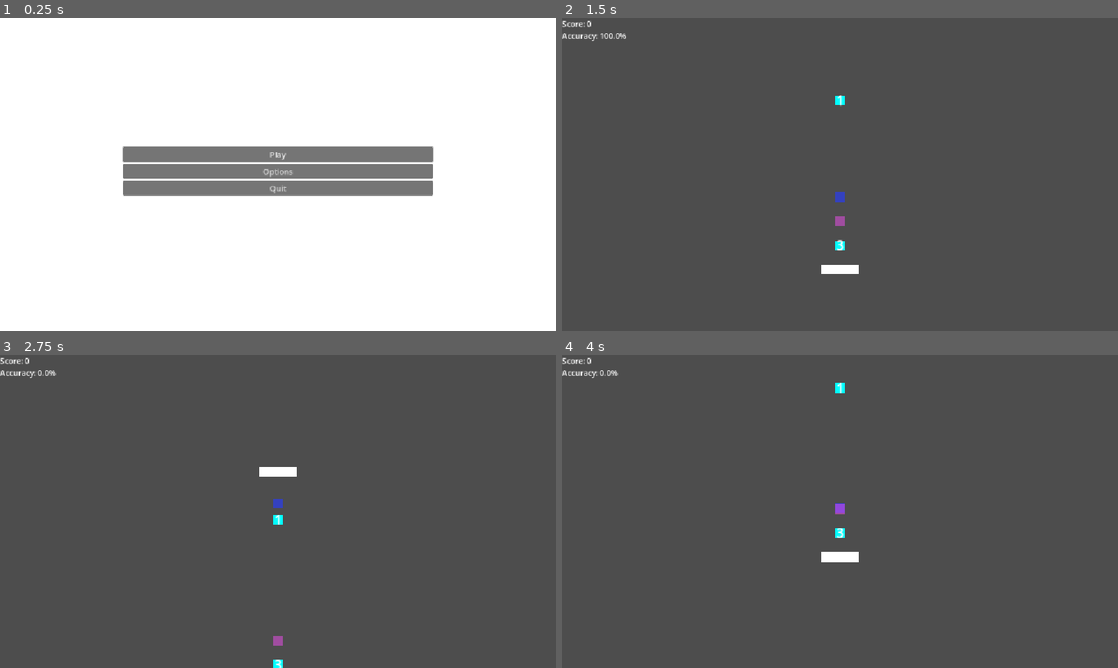
Above: before the commit, frames 1-4 (two rows, left to right).
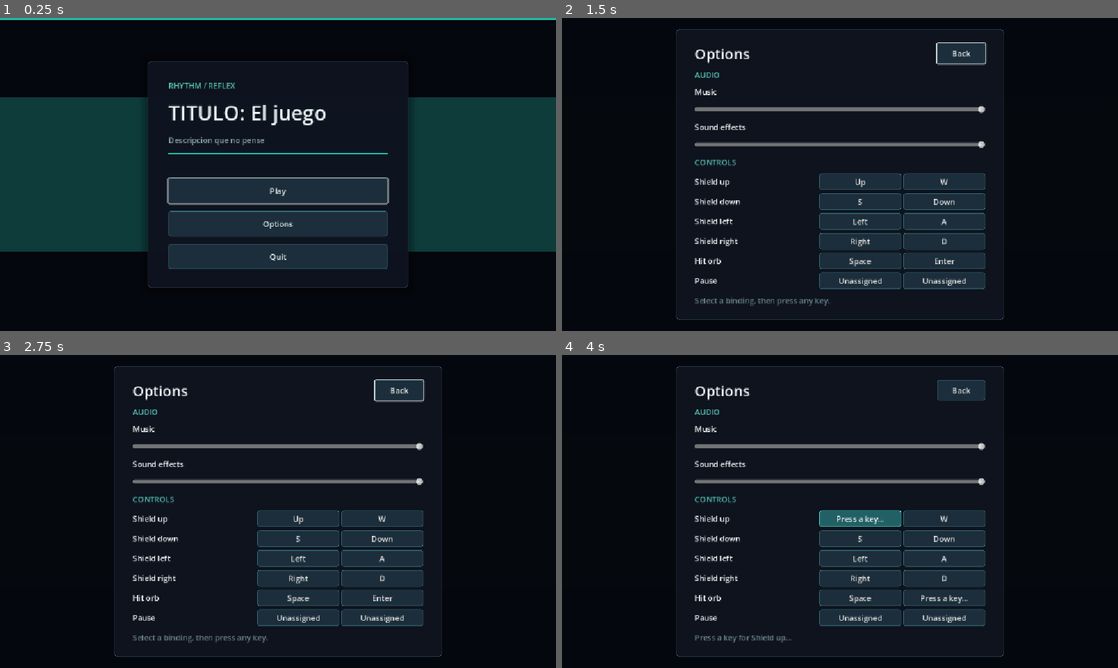
Above: after the commit, the same moments.

Repository: ftambler/godot-rythm-game
Game: Godot game, scene res://scenes/ui/Menu.tscn
Two runs of this game, one before a commit and one after it. Both use one fixed random seed, a clock stepped at 60 frames per second and the inputs below. Before the commit the project starts from res://Menu.tscn.
Inputs (mouse positions are in pixels of both pictures, inside the frame that each line leads up to):
- Up to frame 1 (0.25 s): no input
- Up to frame 2 (1.5 s): click "Options" at 0.5 s; click "Play" at 1.25 s
- Up to frame 3 (2.75 s): click (278, 527) at 2 s, where only the run after the commit has a clickable "Play"
- Up to frame 4 (4 s): click (945, 599) at 2.75 s, where only the run after the commit has a clickable "Enter"; click (862, 517) at 3.5 s, where only the run after the commit has a clickable "Up"

The runs differ from the first frame. In frame 1, 100% of the frame differs, in the area x 0-100%, y 0-100%; in frame 2, 99%; in frame 3, 99%; in frame 4, 99%.
Error after the commit: Invalid call. Nonexistent function 'get_sfx_volume' in base 'Node (MusicController.gd)'. (res://scripts/OptionsMenu.gd:30)

Commit message:
Reworked menu screen

Diff:
--- a/Game.tscn
+++ /dev/null
@@ -1,36 +0,0 @@
-[gd_scene format=3 uid="uid://lju8rbqgrtpf"]
-
-[ext_resource type="Script" uid="uid://bx8i0ipvf2152" path="res://scripts/Game.gd" id="1_sb48q"]
-[ext_resource type="PackedScene" uid="uid://d08dbfy3qd8qr" path="res://scenes/Player.tscn" id="1_wbfu4"]
-[ext_resource type="Script" uid="uid://yj80pqfvgcta" path="res://scripts/scoring/ScoreHandler.gd" id="3_u44n3"]
-[ext_resource type="Script" uid="uid://b3clh8jwssaqj" path="res://scripts/level/level_manager.gd" id="5_r0x5m"]
-[ext_resource type="Script" uid="uid://c0o8owm1kvvwu" path="res://scripts/scoring/HUD.gd" id="5_t88pq"]
-
-[node name="Game" type="Node2D" unique_id=762137820]
-script = ExtResource("1_sb48q")
-
-[node name="ScoreHandler" type="Node" parent="." unique_id=1532150037]
-script = ExtResource("3_u44n3")
-
-[node name="HUD" type="CanvasLayer" parent="." unique_id=18197588]
-script = ExtResource("5_t88pq")
-
-[node name="ScoreLabel" type="Label" parent="HUD" unique_id=146781174]
-offset_right = 40.0
-offset_bottom = 23.0
-
-[node name="AccuracyLabel" type="Label" parent="HUD" unique_id=1980510560]
-offset_top = 25.0
-offset_right = 40.0
-offset_bottom = 48.0
-
-[node name="Player" parent="." unique_id=35958358 instance=ExtResource("1_wbfu4")]
-
-[node name="LevelManager" type="Node" parent="." unique_id=1655049988]
-script = ExtResource("5_r0x5m")
-
-[node name="Walls" type="Node2D" parent="LevelManager" unique_id=843267532]
-
-[node name="SpeedTriggers" type="Node2D" parent="LevelManager" unique_id=1421972330]
-
-[node name="Orbs" type="Node2D" parent="LevelManager" unique_id=1051268075]
--- a/Menu.tscn
+++ /dev/null
@@ -1,54 +0,0 @@
-[gd_scene format=3 uid="uid://n7514hcxw80"]
-
-[ext_resource type="Script" uid="uid://b734ygbgiug3a" path="res://scripts/Menu.gd" id="1_uubjt"]
-
-[node name="MainMenu" type="Control" unique_id=1738783810]
-layout_mode = 3
-anchors_preset = 15
-anchor_right = 1.0
-anchor_bottom = 1.0
-grow_horizontal = 2
-grow_vertical = 2
-script = ExtResource("1_uubjt")
-
-[node name="Background" type="ColorRect" parent="." unique_id=1067484300]
-layout_mode = 1
-anchors_preset = 15
-anchor_right = 1.0
-anchor_bottom = 1.0
-grow_horizontal = 2
-grow_vertical = 2
-
-[node name="VBoxContainer" type="VBoxContainer" parent="." unique_id=811948990]
-layout_mode = 1
-anchors_preset = 8
-anchor_left = 0.5
-anchor_top = 0.5
-anchor_right = 0.5
-anchor_bottom = 0.5
-offset_left = -321.0
-offset_top = -84.25
-offset_right = 321.0
-offset_bottom = 84.25
-grow_horizontal = 2
-grow_vertical = 2
-
-[node name="Title" type="Label" parent="VBoxContainer" unique_id=1178783959]
-layout_mode = 2
-text = "Titulillo"
-
-[node name="PlayButton" type="Button" parent="VBoxContainer" unique_id=1145103100]
-layout_mode = 2
-text = "Play"
-
-[node name="OptionsButton" type="Button" parent="VBoxContainer" unique_id=674924685]
-layout_mode = 2
-text = "Options"
-
-[node name="QuitButton" type="Button" parent="VBoxContainer" unique_id=1930437318]
-layout_mode = 2
-text = "Quit"
-
-[connection signal="pressed" from="VBoxContainer/PlayButton" to="." method="_on_play_button_pressed"]
-[connection signal="pressed" from="VBoxContainer/OptionsButton" to="." method="_on_options_button_pressed"]
-[connection signal="pressed" from="VBoxContainer/QuitButton" to="." method="_on_quit_button_pressed"]
--- /dev/null
+++ b/scenes/ui/Menu.tscn
@@ -0,0 +1,191 @@
+[gd_scene format=3 uid="uid://n7514hcxw80"]
+
+[ext_resource type="Script" uid="uid://b734ygbgiug3a" path="res://scripts/Menu.gd" id="1_menu"]
+[ext_resource type="PackedScene" path="res://scenes/ui/OptionsMenu.tscn" id="2_options"]
+
+[sub_resource type="StyleBoxFlat" id="StylePanel"]
+bg_color = Color(0.055, 0.075, 0.12, 0.96)
+border_width_left = 1
+border_width_top = 1
+border_width_right = 1
+border_width_bottom = 1
+border_color = Color(0.18, 0.28, 0.36, 1)
+corner_radius_top_left = 8
+corner_radius_top_right = 8
+corner_radius_bottom_right = 8
+corner_radius_bottom_left = 8
+shadow_color = Color(0, 0, 0, 0.35)
+shadow_size = 18
+
+[sub_resource type="StyleBoxFlat" id="StyleButton"]
+content_margin_left = 20.0
+content_margin_top = 12.0
+content_margin_right = 20.0
+content_margin_bottom = 12.0
+bg_color = Color(0.11, 0.18, 0.23, 1)
+border_width_left = 1
+border_width_top = 1
+border_width_right = 1
+border_width_bottom = 1
+border_color = Color(0.2, 0.42, 0.46, 1)
+corner_radius_top_left = 4
+corner_radius_top_right = 4
+corner_radius_bottom_right = 4
+corner_radius_bottom_left = 4
+
+[sub_resource type="StyleBoxFlat" id="StyleButtonPressed"]
+bg_color = Color(0.08, 0.28, 0.3, 1)
+corner_radius_top_left = 4
+corner_radius_top_right = 4
+corner_radius_bottom_right = 4
+corner_radius_bottom_left = 4
+
+[sub_resource type="StyleBoxFlat" id="StyleButtonHover"]
+content_margin_left = 20.0
+content_margin_top = 12.0
+content_margin_right = 20.0
+content_margin_bottom = 12.0
+bg_color = Color(0.13, 0.38, 0.4, 1)
+border_width_left = 1
+border_width_top = 1
+border_width_right = 1
+border_width_bottom = 1
+border_color = Color(0.32, 0.84, 0.76, 1)
+corner_radius_top_left = 4
+corner_radius_top_right = 4
+corner_radius_bottom_right = 4
+corner_radius_bottom_left = 4
+
+[node name="MainMenu" type="Control" unique_id=1738783810]
+layout_mode = 3
+anchors_preset = 15
+anchor_right = 1.0
+anchor_bottom = 1.0
+grow_horizontal = 2
+grow_vertical = 2
+script = ExtResource("1_menu")
+
+[node name="Background" type="ColorRect" parent="." unique_id=1067484300]
+layout_mode = 1
+anchors_preset = 15
+anchor_right = 1.0
+anchor_bottom = 1.0
+grow_horizontal = 2
+grow_vertical = 2
+mouse_filter = 2
+color = Color(0.018, 0.027, 0.05, 1)
+
+[node name="AccentTop" type="ColorRect" parent="." unique_id=1438057627]
+layout_mode = 1
+anchors_preset = 10
+anchor_right = 1.0
+offset_bottom = 5.0
+grow_horizontal = 2
+mouse_filter = 2
+color = Color(0.13, 0.72, 0.66, 1)
+
+[node name="AccentRail" type="ColorRect" parent="." unique_id=468793046]
+layout_mode = 1
+anchors_preset = 14
+anchor_top = 0.5
+anchor_right = 1.0
+anchor_bottom = 0.5
+offset_top = -160.0
+offset_right = 5.0
+offset_bottom = 160.0
+grow_horizontal = 2
+grow_vertical = 2
+mouse_filter = 2
+color = Color(0.13, 0.72, 0.66, 0.3)
+
+[node name="MainPanel" type="PanelContainer" parent="." unique_id=361850791]
+layout_mode = 1
+anchors_preset = 8
+anchor_left = 0.5
+anchor_top = 0.5
+anchor_right = 0.5
+anchor_bottom = 0.5
+offset_left = -270.0
+offset_top = -230.0
+offset_right = 270.0
+offset_bottom = 230.0
+grow_horizontal = 2
+grow_vertical = 2
+theme_override_styles/panel = SubResource("StylePanel")
+
+[node name="Content" type="VBoxContainer" parent="MainPanel" unique_id=619682568]
+layout_mode = 2
+theme_override_constants/separation = 16
+
+[node name="Margin" type="MarginContainer" parent="MainPanel/Content" unique_id=1257115116]
+layout_mode = 2
+theme_override_constants/margin_left = 42
+theme_override_constants/margin_top = 38
+theme_override_constants/margin_right = 42
+theme_override_constants/margin_bottom = 38
+
+[node name="Stack" type="VBoxContainer" parent="MainPanel/Content/Margin" unique_id=1803399770]
+layout_mode = 2
+theme_override_constants/separation = 16
+
+[node name="Kicker" type="Label" parent="MainPanel/Content/Margin/Stack" unique_id=346630078]
+layout_mode = 2
+theme_override_colors/font_color = Color(0.35, 0.78, 0.72, 1)
+text = "RHYTHM / REFLEX"
+
+[node name="Title" type="Label" parent="MainPanel/Content/Margin/Stack" unique_id=1684216363]
+layout_mode = 2
+theme_override_colors/font_color = Color(0.92, 0.97, 0.97, 1)
+theme_override_font_sizes/font_size = 42
+text = "TITULO: El juego"
+
+[node name="Subtitle" type="Label" parent="MainPanel/Content/Margin/Stack" unique_id=1987082890]
+layout_mode = 2
+theme_override_colors/font_color = Color(0.55, 0.65, 0.68, 1)
+text = "Descripcion que no pense"
+
+[node name="Rule" type="ColorRect" parent="MainPanel/Content/Margin/Stack" unique_id=1036228446]
+custom_minimum_size = Vector2(0, 2)
+layout_mode = 2
+color = Color(0.13, 0.72, 0.66, 1)
+
+[node name="Spacer" type="Control" parent="MainPanel/Content/Margin/Stack" unique_id=1953863878]
+custom_minimum_size = Vector2(0, 18)
+layout_mode = 2
+size_flags_vertical = 3
+
+[node name="PlayButton" type="Button" parent="MainPanel/Content/Margin/Stack" unique_id=2092820164]
+custom_minimum_size = Vector2(0, 52)
+layout_mode = 2
+theme_override_colors/font_color = Color(0.92, 0.97, 0.97, 1)
+theme_override_colors/font_hover_color = Color(1, 1, 1, 1)
+theme_override_styles/normal = SubResource("StyleButton")
+theme_override_styles/pressed = SubResource("StyleButtonPressed")
+theme_override_styles/hover = SubResource("StyleButtonHover")
+text = "Play"
+
+[node name="OptionsButton" type="Button" parent="MainPanel/Content/Margin/Stack" unique_id=1033624596]
+custom_minimum_size = Vector2(0, 52)
+layout_mode = 2
+theme_override_colors/font_color = Color(0.92, 0.97, 0.97, 1)
+theme_override_colors/font_hover_color = Color(1, 1, 1, 1)
+theme_override_styles/normal = SubResource("StyleButton")
+theme_override_styles/pressed = SubResource("StyleButtonPressed")
+theme_override_styles/hover = SubResource("StyleButtonHover")
+text = "Options"
+
+[node name="QuitButton" type="Button" parent="MainPanel/Content/Margin/Stack" unique_id=369088298]
+custom_minimum_size = Vector2(0, 52)
+layout_mode = 2
+theme_override_colors/font_color = Color(0.92, 0.97, 0.97, 1)
+theme_override_colors/font_hover_color = Color(1, 1, 1, 1)
+theme_override_styles/normal = SubResource("StyleButton")
+theme_override_styles/pressed = SubResource("StyleButtonPressed")
+theme_override_styles/hover = SubResource("StyleButtonHover")
+text = "Quit"
+
+[node name="OptionsMenu" parent="." unique_id=1766235288 instance=ExtResource("2_options")]
+
+[connection signal="pressed" from="MainPanel/Content/Margin/Stack/PlayButton" to="." method="_on_play_button_pressed"]
+[connection signal="pressed" from="MainPanel/Content/Margin/Stack/OptionsButton" to="." method="_on_options_button_pressed"]
+[connection signal="pressed" from="MainPanel/Content/Margin/Stack/QuitButton" to="." method="_on_quit_button_pressed"]
--- a/scripts/Menu.gd
+++ b/scripts/Menu.gd
@@ -1,17 +1,18 @@
 extends Control
 
-# Drag and drop your actual game level scene file here from the FileSystem
-@export var game_scene_path : String = "res://Game.tscn"
+@export var game_scene_path: String = "res://scenes/game/Game.tscn"
+
+@onready var play_button: Button = $MainPanel/Content/Margin/Stack/PlayButton
+@onready var options_menu: Control = $OptionsMenu
 
 func _ready() -> void:
-	# Automatically highlights the Play button for controller/keyboard support
-	$VBoxContainer/PlayButton.grab_focus()
+	play_button.grab_focus()
 
 func _on_play_button_pressed() -> void:
 	get_tree().change_scene_to_file(game_scene_path)
 
 func _on_options_button_pressed() -> void:
-	print("Options menu clicked!")
+	options_menu.open()
 
 func _on_quit_button_pressed() -> void:
 	get_tree().quit()
